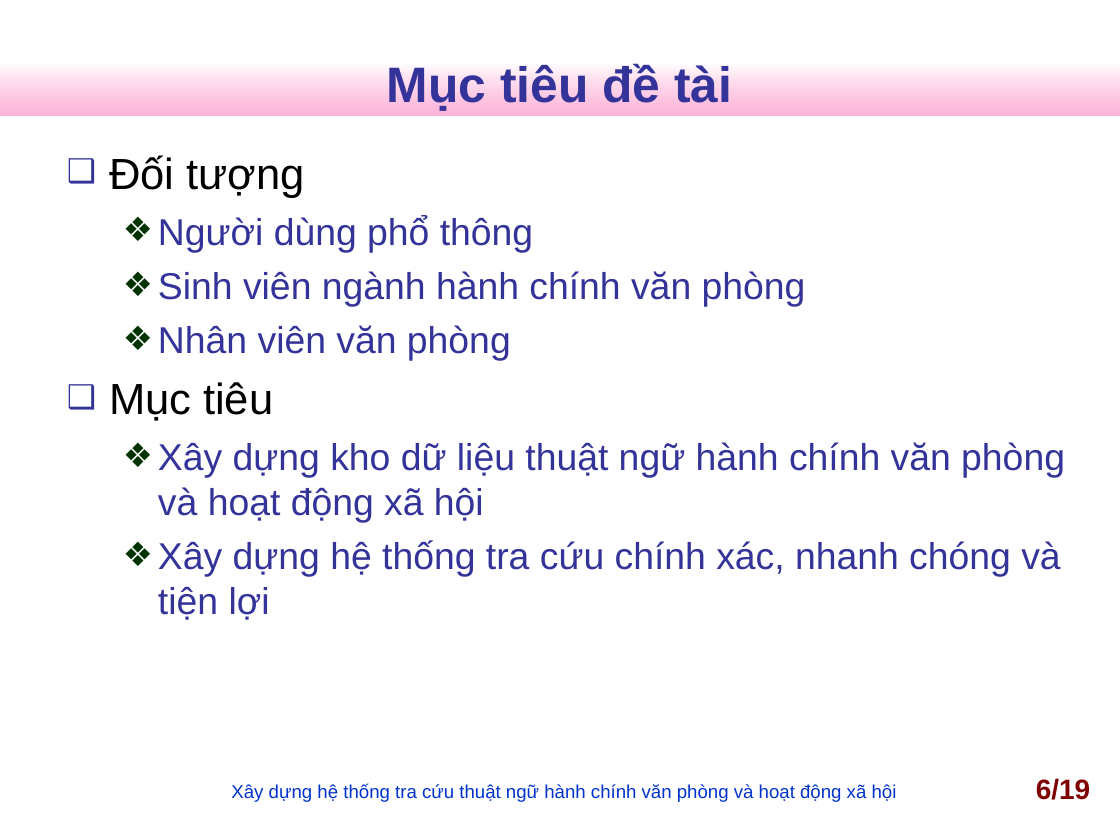
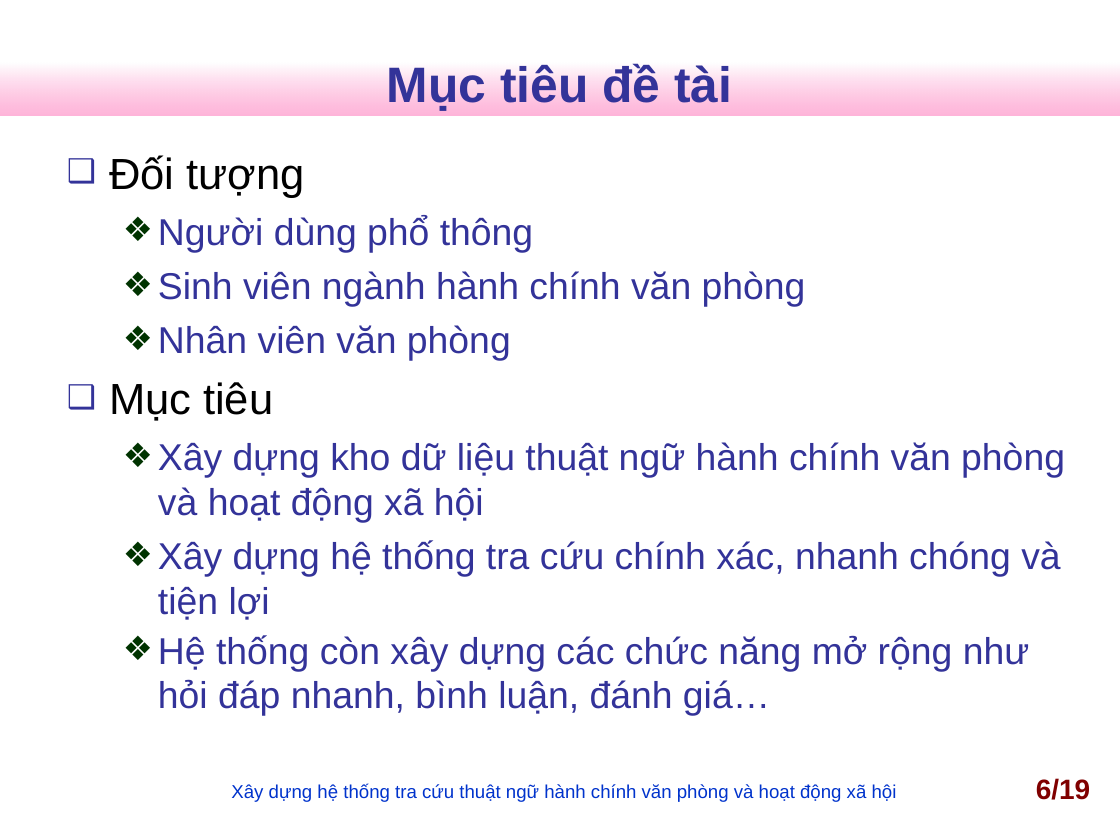
Before and after one commit to nguyentk90/tra-cuu-thuat-ngu-hanh-chinh, a slide deck: slide 6 of Documents/slideN2013.ppt. Drawn at 1120x840 pixels with LibreOffice and Linux fonts; fonts in the diff are those of the drawing; background and template pictures are left out. Boxes give left, top, right and bottom in pixels: in the first picture for what was removed or moved away, otherwise in the second. Text is boxed around its words. In the diff, an @@ line names an element or a change of style, - is before the commit and + after.

```diff
--- a/Documents/slideN2013.ppt
+++ b/Documents/slideN2013.ppt
@@ text at (x1=158, y1=635, x2=1030, y2=716): paragraph added @@
+  ❖ Hệ thống còn xây dựng các chức năng mở rộng như hỏi đáp nhanh, bình luận, đánh giá…
```
Also in this commit, not shown: 4 other slides changed, 1 slide added, 2 other files.
